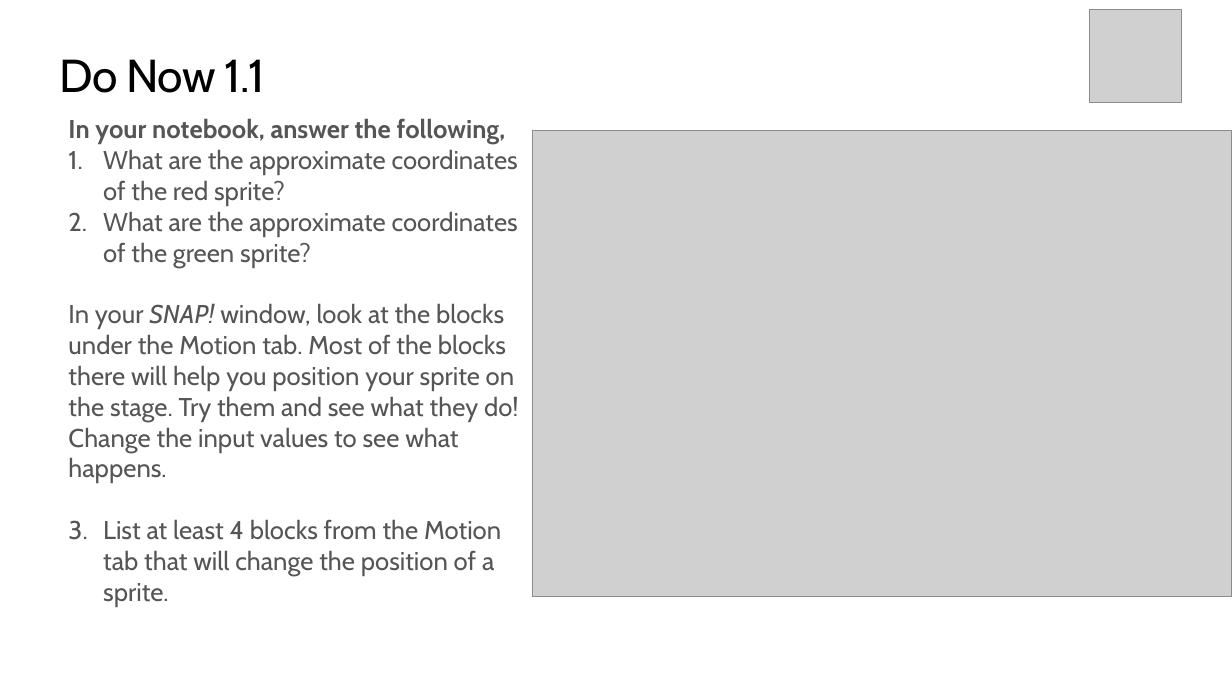
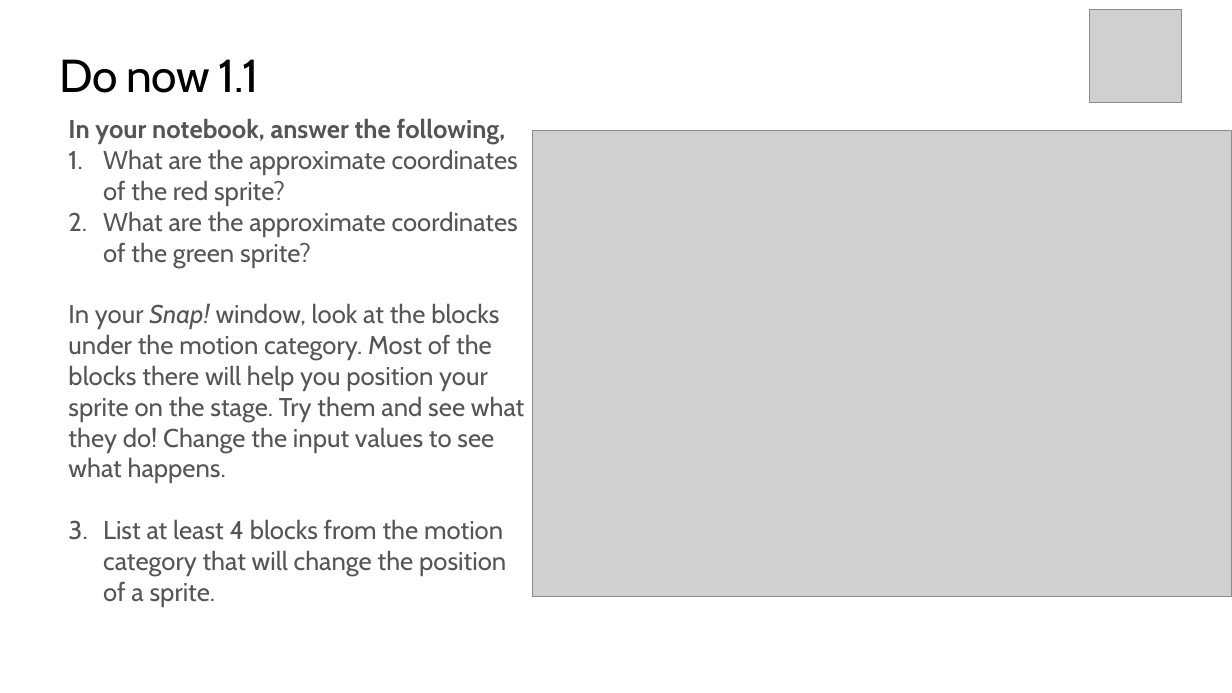
Before and after one commit to TEALSK12/introduction-to-computer-science, a slide deck: slide 4 of slidedecks/TEALS SNAP 1.1.pptx. Drawn at 1232x693 pixels with LibreOffice and Linux fonts; fonts in the diff are those of the drawing; grey boxes stand for pictures; background and template pictures are left out. Boxes give left, top, right and bottom in pixels: in the first picture for what was removed or moved away, otherwise in the second. Text is boxed around its words. In the diff, an @@ line names an element or a change of style, - is before the commit and + after.

```diff
--- a/slidedecks/TEALS SNAP 1.1.pptx
+++ b/slidedecks/TEALS SNAP 1.1.pptx
@@ title at [59,59,259,93]: text changed @@
-Do Now 1.1
+Do now 1.1
@@ text at [68,303,524,606]: text changed @@
-In your SNAP! window, look at the blocks under the Motion tab. Most of the blocks there will help you position your sprite on the stage. Try them and see what they do! Change the input values to see what happens.
-1. List at least 4 blocks from the Motion tab that will change the position of a sprite.
+In your Snap! window, look at the blocks under the motion category. Most of the blocks there will help you position your sprite on the stage. Try them and see what they do! Change the input values to see what happens.
+1. List at least 4 blocks from the motion category that will change the position of a sprite.
```
Also in this commit, not shown: 8 other slides changed, 1 slide added, 2 slides removed, 18 other files.
